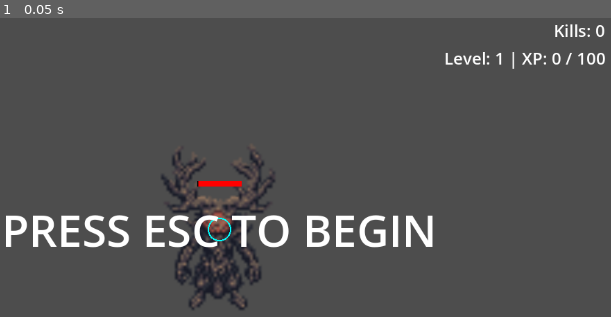
Above: before the commit, frame 1.
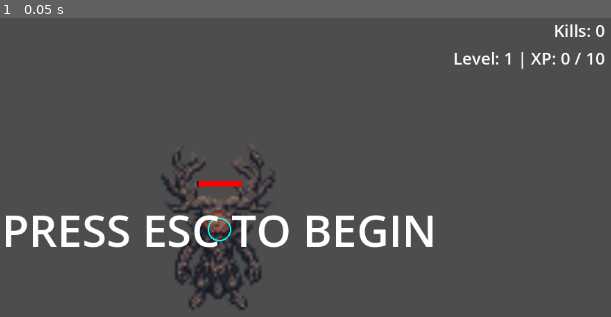
Above: after the commit, the same moment.

Repository: tablegrapes/DRUID
Game: Godot game, scene res://scenes/main.tscn
The game is run twice, just before and just after one commit, with the same random seed, the same clock (stepped at 60 frames per second) and the same inputs.
Inputs:
- Up to frame 1 (0.05 s): no input

The runs differ from the first frame. In frame 1, 0.6% of the frame differs, in the area x 72-100%, y 11-18%.

Commit message:
added tooltip for entangling vines ui element

Diff:
--- a/scenes/ability_vines_ui.tscn
+++ b/scenes/ability_vines_ui.tscn
@@ -3,26 +3,12 @@
 [ext_resource type="Script" path="res://scripts/ability_vines_ui.gd" id="1_script"]
 [ext_resource type="Texture2D" uid="uid://bj5jsogk03vty" path="res://assets/generated/entangling_vines_frame_0_1774819386.png" id="2_texture"]
 
-[node name="AbilityVinesUI" type="Control"]
-layout_mode = 3
-anchors_preset = 0
-script = ExtResource("1_script")
-
-[node name="TextureRect" type="TextureRect" parent="."]
+[node name="AbilityVinesUI" type="TextureButton"]
 custom_minimum_size = Vector2(64, 64)
-layout_mode = 0
 offset_right = 64.0
 offset_bottom = 64.0
-texture = ExtResource("2_texture")
-expand_mode = 1
+tooltip_text = "Entangling Vines Tooltip"
+texture_normal = ExtResource("2_texture")
+ignore_texture_size = true
 stretch_mode = 5
-
-[node name="Label" type="Label" parent="."]
-layout_mode = 0
-offset_left = 0.0
-offset_top = 64.0
-offset_right = 64.0
-offset_bottom = 87.0
-text = "Level 2 Unlock"
-horizontal_alignment = 1
-vertical_alignment = 1
+script = ExtResource("1_script")
--- a/scenes/main.tscn
+++ b/scenes/main.tscn
@@ -19,8 +19,8 @@
 [node name="AbilityVinesUI" parent="HUD" instance=ExtResource("5_vines_ui")]
 offset_left = 20.0
 offset_top = 80.0
-offset_right = 60.0
-offset_bottom = 120.0
+offset_right = 84.0
+offset_bottom = 144.0
 
 [node name="Player" parent="." unique_id=1595572744 instance=ExtResource("2_h2yge")]
 
--- a/scripts/ability_vines_ui.gd
+++ b/scripts/ability_vines_ui.gd
@@ -1,16 +1,67 @@
-extends Control
-
-@onready var texture_rect: TextureRect = $TextureRect
+extends TextureButton
 
 func _ready() -> void:
 	visible = false # Hidden by default
 
-	# Connect to the global unlocker
-	if get_node_or_null("/root/VinesAbilityUnlocker"):
-		var unlocker = get_node("/root/VinesAbilityUnlocker")
-		unlocker.level_up.connect(_on_level_up)
-		if unlocker.level >= 2:
+	_update_tooltip()
+
+	mouse_entered.connect(_on_mouse_entered)
+
+	# Try to find the player and connect to its level_up signal
+	var players = get_tree().get_nodes_in_group("player")
+	var player: Node = null
+	if players.size() > 0:
+		player = players[0]
+	else:
+		# Search for any CharacterBody2D
+		var cb2ds = get_tree().root.find_children("*", "CharacterBody2D", true, false)
+		if cb2ds.size() > 0:
+			player = cb2ds[0]
+
+	if player:
+		print("AbilityVinesUI: Connected to player ", player.name)
+		if player.has_signal("level_up"):
+			player.level_up.connect(_on_level_up)
+
+		# Check current level
+		if "level" in player and player.level >= 2:
 			visible = true
+	else:
+		print("AbilityVinesUI: Player not found at ready")
+
+func _on_mouse_entered() -> void:
+	print("AbilityVinesUI: Mouse entered! Tooltip is: ", tooltip_text)
+
+func _update_tooltip() -> void:
+	# Default values
+	var w: float = 2.0
+	var x: int = 2
+	var y: float = 2.5
+	var z: float = 0.5
+
+	# Fetch values from vines.gd
+	var vines_script = load("res://scripts/vines.gd")
+	if vines_script:
+		var vines_instance = vines_script.new()
+		if vines_instance:
+			if "snare_duration" in vines_instance: w = vines_instance.snare_duration
+			if "damage" in vines_instance: x = vines_instance.damage
+			if "lifetime" in vines_instance: y = vines_instance.lifetime
+			vines_instance.free()
+
+	# Fetch cast time from player.gd
+	var player_script = load("res://scripts/player.gd")
+	if player_script:
+		var player_instance = player_script.new()
+		if player_instance:
+			if "vines_cast_time" in player_instance:
+				z = player_instance.vines_cast_time
+			player_instance.free()
+
+	var tooltip_format = "Entangling Vines -- Vines sprout in all directions from the Druid, preventing enemies from moving for %s seconds, and dealing %s damage. The vines last for %s seconds. Cast Time: %s seconds"
+	tooltip_text = tooltip_format % [str(w), str(x), str(y), str(z)]
+
+	print("AbilityVinesUI: Tooltip updated: ", tooltip_text)
 
 func _on_level_up(new_level: int) -> void:
 	if new_level >= 2:
--- a/scripts/player.gd
+++ b/scripts/player.gd
@@ -16,10 +16,11 @@
 @export var health: int = max_health
 @export var health_bar_scene: PackedScene
 @export var vines_scene: PackedScene
+@export var vines_cast_time: float = 0.5
 
 var level: int = 1
 var experience: int = 0
-var experience_to_next_level: int = 100
+var experience_to_next_level: int = 10
 
 var is_casting: bool = false
 var health_bar
@@ -130,13 +131,13 @@
 	if is_casting:
 		return
 
-	var cast_time = 0.33
+	var mushroom_cast_time = 0.33
 	is_casting = true
 	cast_bar.value = 100.0
 	cast_bar.visible = true
 
 	var tween = create_tween().set_pause_mode(Tween.TWEEN_PAUSE_STOP)
-	tween.tween_property(cast_bar, "value", 0.0, cast_time)
+	tween.tween_property(cast_bar, "value", 0.0, mushroom_cast_time)
 
 	await tween.finished
 
@@ -157,13 +158,12 @@
 	if is_casting:
 		return
 
-	var cast_time = 0.5
 	is_casting = true
 	cast_bar.value = 100.0
 	cast_bar.visible = true
 
 	var tween = create_tween().set_pause_mode(Tween.TWEEN_PAUSE_STOP)
-	tween.tween_property(cast_bar, "value", 0.0, cast_time)
+	tween.tween_property(cast_bar, "value", 0.0, vines_cast_time)
 
 	await tween.finished
 
--- a/scripts/vines.gd
+++ b/scripts/vines.gd
@@ -1,3 +1,4 @@
+class_name Vines
 extends Node2D
 
 const DEBUG: bool = true
Not shown: 1 places in scenes/main.tscn that only renumber resources
